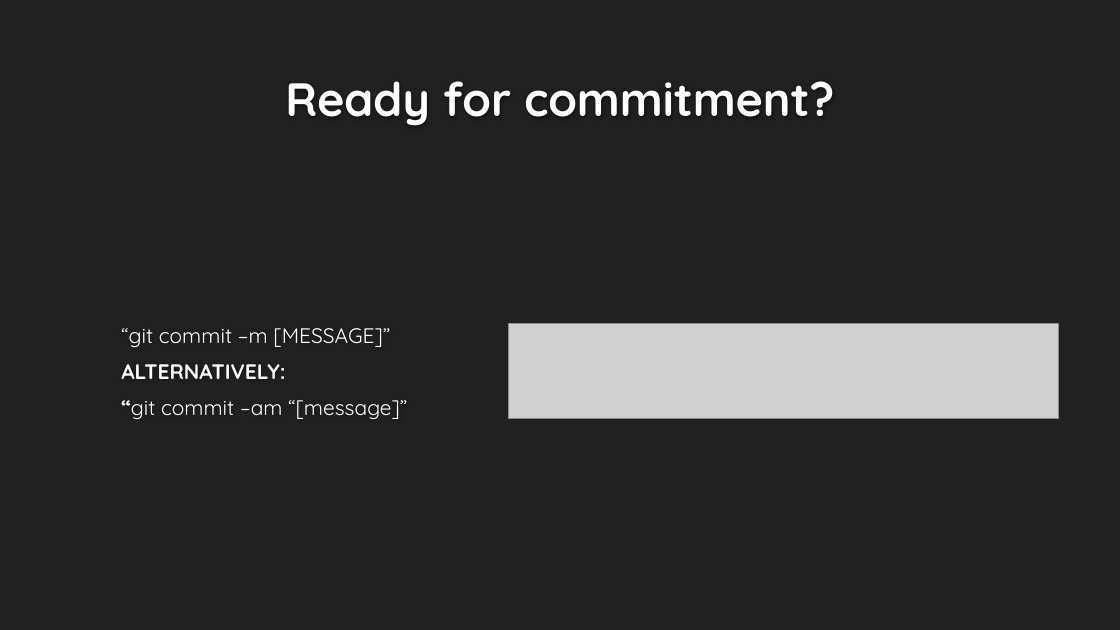
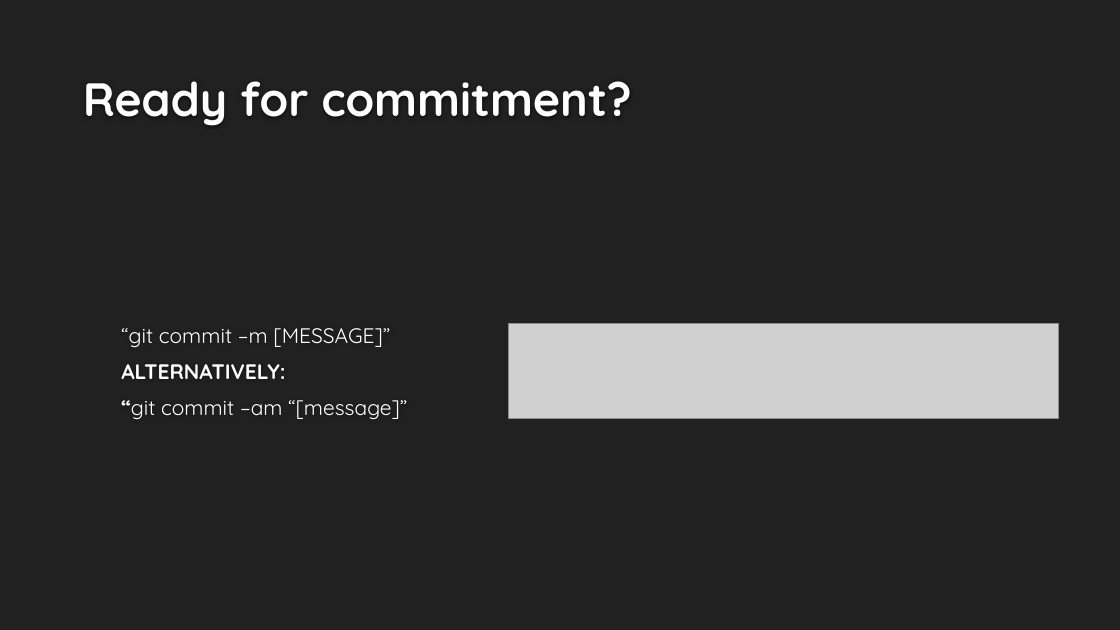
Before and after one commit to UWIComputingSociety-sta/UWICS_GitHub_Intro, a slide deck: slide 11 of UWICS_Git.pptx. Drawn at 1120x630 pixels with LibreOffice and Linux fonts; fonts in the diff are those of the drawing; grey boxes stand for pictures; background and template pictures are left out. Boxes give left, top, right and bottom in pixels: in the first picture for what was removed or moved away, otherwise in the second. Text is boxed around its words. In the diff, an @@ line names an element or a change of style, - is before the commit and + after.

```diff
--- a/UWICS_Git.pptx
+++ b/UWICS_Git.pptx
@@ title "Ready for commitment?" at box(83, 81, 632, 126): alignment centre to left @@
```
Also in this commit, not shown: 3 other slides changed.
